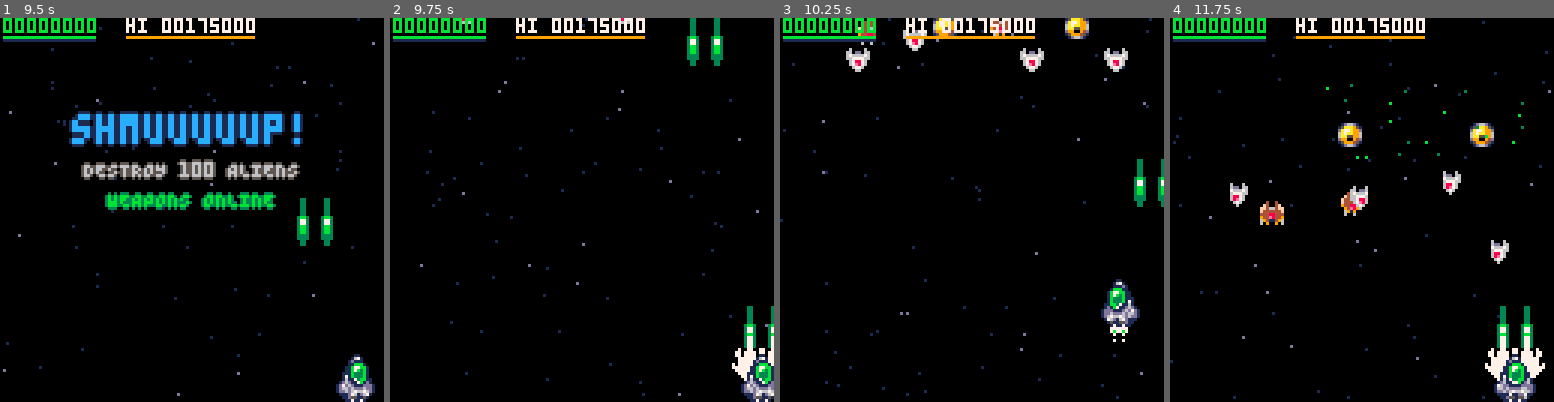
Above: before the commit, frames 1-4 (left to right).
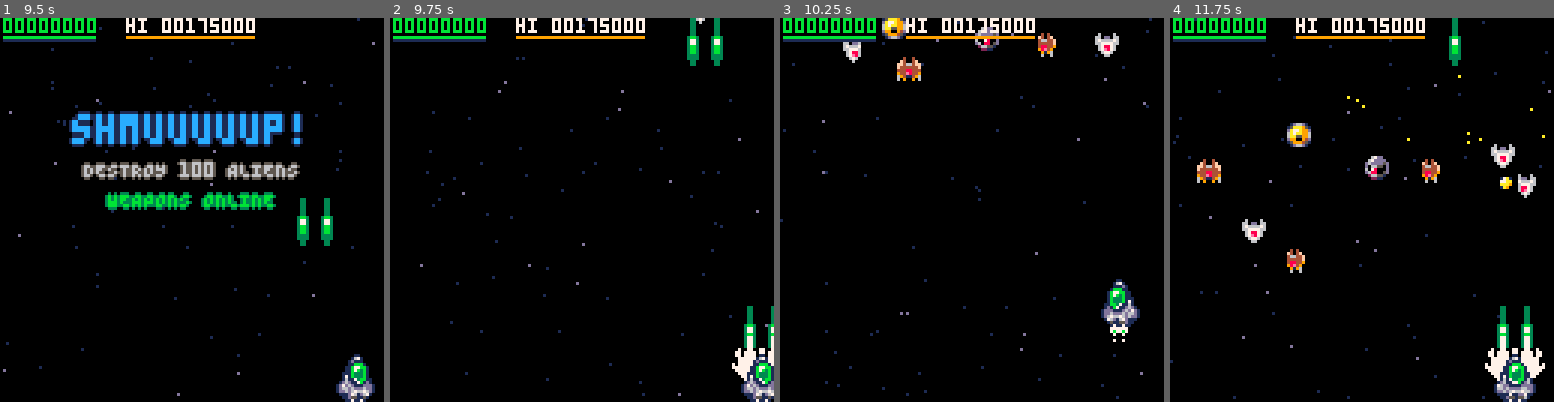
Above: after the commit, the same moments.

Repository: wimpysworld/antsy-alien-attack-pico
Game: PICO-8 cartridge main.p8
The game is run twice, just before and just after one commit, with the same random seed, the same clock (stepped at 60 frames per second) and the same inputs.
Inputs:
- Up to frame 1 (9.5 s): tap X (X key) at 0.33, 1.07, 1.85, 2.97, 4.08, 5.2, 6.32, 7.43, 8.55 s; tap O (Z key) at 0.7, 1.7, 2.1, 2.5, 2.9, 3.3, 3.7, 4.1, 4.5, 4.9, 5.3, 5.7, 6.1, 6.5, 6.9, 7.3, 7.7, 8.1, 8.5, 8.9, 9.3 s; hold Right 1.6-2.1 s; hold Up 2.15-2.42 s; hold Right 2.47-3.03 s; hold Left 3.08-3.58 s; hold Down 3.63-3.97 s; hold Right 4.02-4.68 s; hold Up 4.73-5.03 s; hold Left 5.08-5.68 s; hold Down 5.73-6.03 s; hold Right 6.08-6.58 s; hold Right 6.63-7.13 s; hold Up 7.18-7.45 s; hold Right 7.5-8.07 s; hold Left 8.12-8.62 s; hold Down 8.67-9 s; hold Right from 9.05 s (still down)
- Up to frame 2 (9.75 s): tap X (X key) at 9.67 s; tap O (Z key) at 9.7 s; release Right at 9.72 s
- Up to frame 3 (10.25 s): hold Up 9.77-10.07 s; tap O (Z key) at 10.1 s; hold Left from 10.12 s (still down)
- Up to frame 4 (11.75 s): tap O (Z key) every 0.4 s from 10.5 to 11.7 s; release Left at 10.72 s; hold Down 10.77-11.07 s; tap X (X key) at 10.78 s; hold Right 11.12-11.62 s

Frame 1 is identical in both runs. In frame 2, less than 0.1% of the frame differs, in the area x 18-83%, y 0-2%; in frame 3, 3.4%; in frame 4, 4.6%, in the area x 7-98%, y 0-67%.

Commit message:
feat: add orby to schmup mini-game

Diff:
--- a/main.p8
+++ b/main.p8
@@ -759,7 +759,7 @@
  else
   gamestate.hud_progress=gamestate.aliens_destroyed
   if #aliens<gamestate.aliens_max then
-   local spawn=split("drone,bronze,silver")
+   local spawn=split("drone,orby,bronze,silver")
    create_alien(rnd_range(16,112),rnd_range(-16,-8),spawn[rnd_range(1,#spawn)])
   end
   if gamestate.aliens_destroyed>=win_target then
